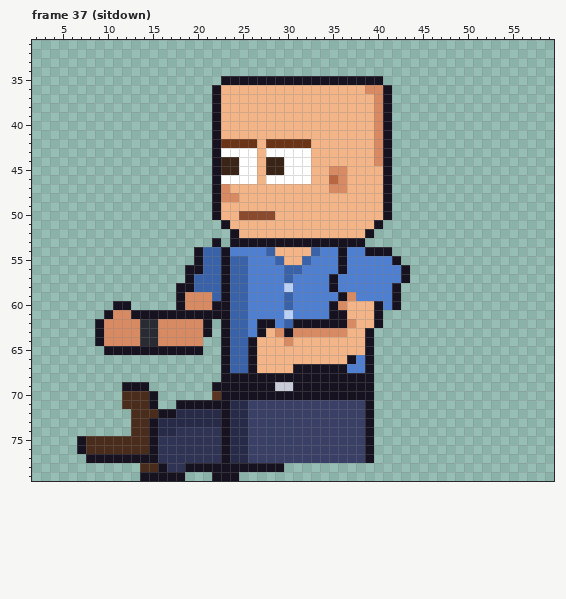
Pixel-art file, stored at sprites/custom/custom_intern_bald_left_anim.aseprite. This is how it looked before the edit.
64x80 pixels, 129 frames. Shown: frame 37 (sitdown): x 2..59, y 31..79. The commit also changed other frames, which this record leaves out.
The same view after the edit:
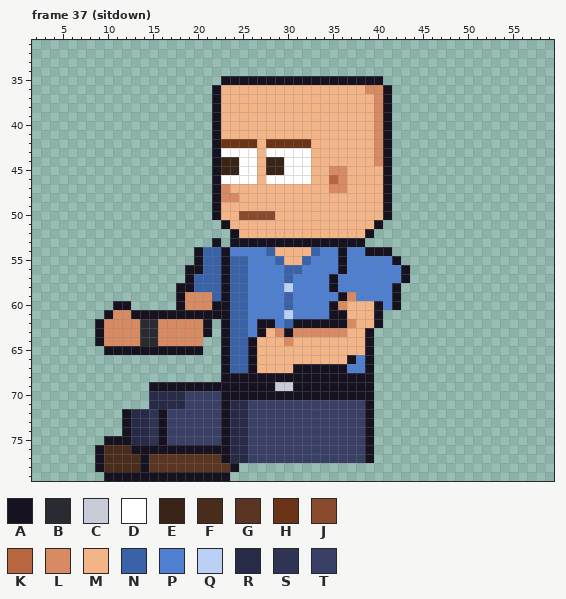
Palette (. is transparent): A #17121f  B #2a2a33  C #c8ccd8  D #ffffff  E #3a2418  F #4a2c1c  G #5a3522  H #6b3416  J #8a4a2e  K #b8663f  L #d88a62  M #f3b488  N #3a62a8  P #4f7fd0  Q #bbd0f5  R #272b48  S #2f3354  T #3a3f66
Changes in this commit:
Frame 37 (sitdown), layers "Pants", "Shoes":
y 69: x 12..21 AAA....... -> ...AAAAAAA
y 70: x 12..22 FFFA......G -> ...RRRRTTTT
y 71: x 12..22 FFFA..AAAAA -> ...RRRRTTTT
y 72: x 12..15 .FFF -> ARRS; x 17..22 ARRRRR -> TTTTTT
y 73: x 12..22 .FFARRRRRRR -> ARRSATTTTTT
y 74: x 12..22 .FFARRSSSSS -> ARRSATTTTTT
y 75: x 7..22 AFFFFFFFASSSSSSS -> ...AAARRSATTTTTT
y 76: x 7..9 AFF -> ..A; x 13..14 FF -> AA; x 16..22 SSSSSSS -> AAAAAAA
y 77: x 8 A -> .; x 10..13 AAAA -> FFFF; x 15..22 ASSSSSSS -> GGGGGGGG
y 78: x 9..23 .....FFASSAAAAA -> AFFFFAGGGGGGGGG; x 25..29 AAAAA -> .....
y 79: x 10..13 .... -> AAAA; x 19..21 ... -> AAA; x 24 A -> .
Changed places in both pictures, as pixel boxes (x1, y1, x2, y2):
changed: (77, 382, 284, 481)
